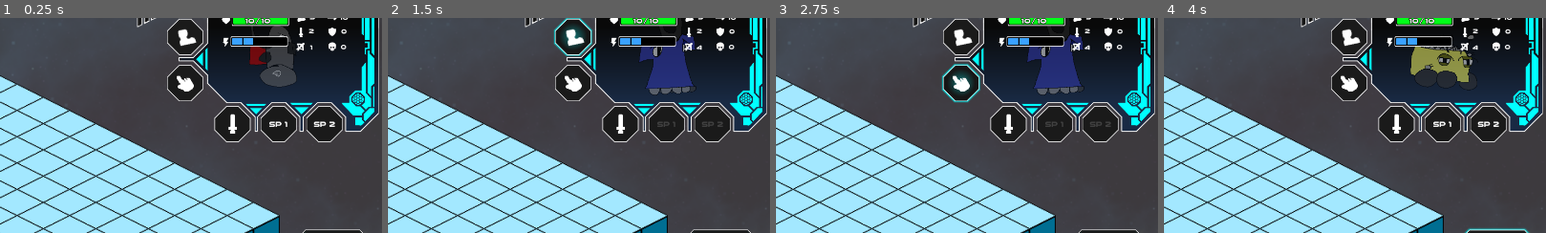
Above: before the commit, frames 1-4 (left to right).
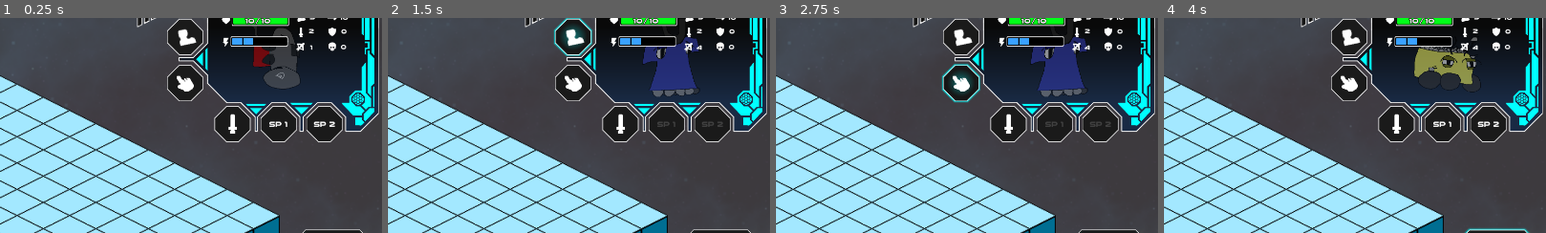
Above: after the commit, the same moments.

Repository: ScottHo/tactics
Game: Godot game, scene res://level.tscn
Same seed, same stepped clock (60 frames per second), same inputs: the game is played once before the commit and once after it.
Inputs (mouse positions are % of the whole screen's width and height, from its top left):
- Up to frame 1 (0.25 s): no input
- Up to frame 2 (1.5 s): click "End Turn" at 0.5 s; click (74, 11) at 1.25 s
- Up to frame 3 (2.75 s): click (74, 21) at 2 s
- Up to frame 4 (4 s): click (80, 31) at 2.75 s; click "End Turn" at 3.5 s
The pictures show only the part of the screen within x 50-100%, y 6-56%; the shares and areas given below are measured in that part.

The runs differ from the first frame. In frame 1, 0.8% of the frame differs, in the area x 65-79%, y 3-33%; in frame 2, 1.1%, in the area x 65-82%, y 7-37%; in frame 3, 1.1%; in frame 4, 1.1%.

Commit message:
Update character sprite position

Diff:
--- a/menu.tscn
+++ b/menu.tscn
@@ -163,7 +163,7 @@
 
 [node name="CharacterSprite" type="Sprite2D" parent="CharacterContainer"]
 modulate = Color(1, 1, 1, 0.52549)
-position = Vector2(249.543, 55.1117)
+position = Vector2(258.462, 60.3145)
 scale = Vector2(0.25, 0.25)
 texture = ExtResource("8_pd4nx")
 centered = false
